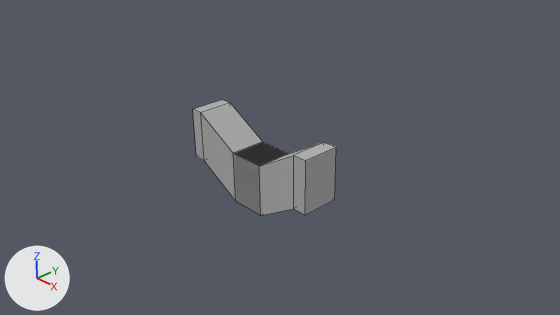
Two versions of the Blender file ChicknDestroy/desing/objectes/plataformes/aire/plataformaAire2.blend, one commit apart.
Both versions are drawn from the file's camera 'Camera'. Lighting does not change. The marker at lower left points along +X, +Y and +Z. Mesh edges are drawn as thin lines.
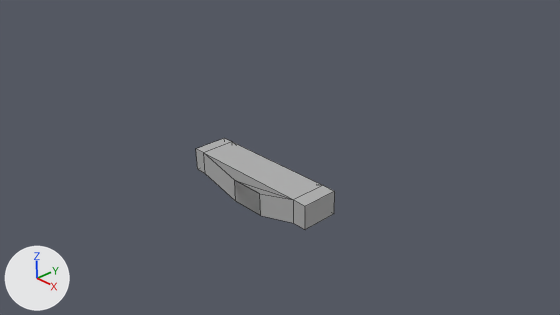
The newer file is also turned or shifted as a whole; pictures and numbers use the older file's frame.

Changed parts and their boxes [x1, y1, x2, y2] in the pictures (560 x 315 px):
```json
{"object": "Cylinder", "change": "reshaped", "before": [193, 100, 336, 216], "after": [196, 138, 335, 229], "on screen": "21% shorter"}
```

Scene script edits in JSON lines:
```json
{"block": "me_cylinder", "where": "# used by ob_cylinder; location = (0.0, 0.0, 0.0); rotation_euler = (0.0, 0.0, 0.781), in degrees (0, 0, 45); scale = (0.5, 0.5, 0.5)"}
{"op": "remove", "block": "me_cylinder", "code": "me_cylinder.from_pydata(...)  # 228 vertices, 224 faces; spans x -2.66..2.6, y -2.6..2.66, z -1.0..2.04"}
{"op": "add", "block": "me_cylinder", "code": "me_cylinder.from_pydata(...)  # 228 vertices, 233 faces; spans x -2.66..2.6, y -2.6..2.66, z -1.0..0.38"}
{"block": "me_cylinder", "change": "me_cylinder part 1"}
{"block": "me_cylinder", "change": "10 vertices are removed from x -2.66..2.6, y -2.6..2.66, z 1.0..2.04"}
{"block": "me_cylinder", "change": "18 faces are deleted"}
{"block": "me_cylinder", "change": "108 vertices in x -1.0..1.0, y -1.0..1.0, z 1.0 move by (0.0, 0.0, -1.09)"}
{"block": "me_cylinder", "change": "4 vertices in x -2.66..-1.31, y 1.31..2.66, z 0.04 move by (0.0, 0.0, -0.57)"}
{"block": "me_cylinder", "change": "4 vertices in x 1.21..2.6, y -2.6..-1.21, z 0.03 move by (0.0, 0.0, -0.56)"}
{"block": "me_cylinder", "change": "2 vertices are added at (0.0, 1.0, -0.09), (-1.0, 0.0, -0.09)"}
{"block": "me_cylinder", "change": "8 new vertices lie (0.0, 0.0, 0.91) away from vertices in x -2.66..2.6, y -2.6..2.66, z 0.03..0.04"}
{"block": "me_cylinder", "change": "27 new faces join them"}
```
